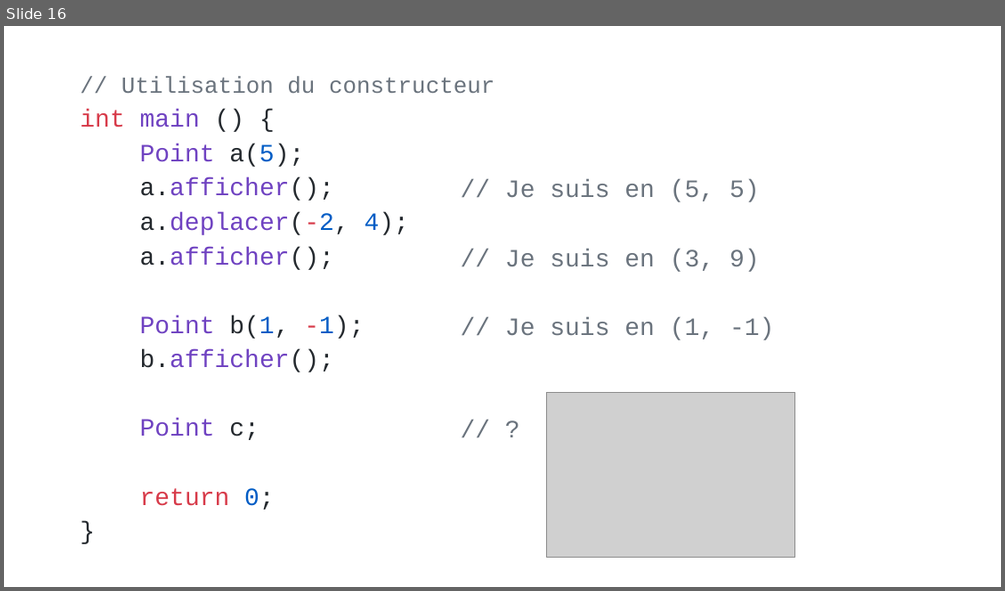
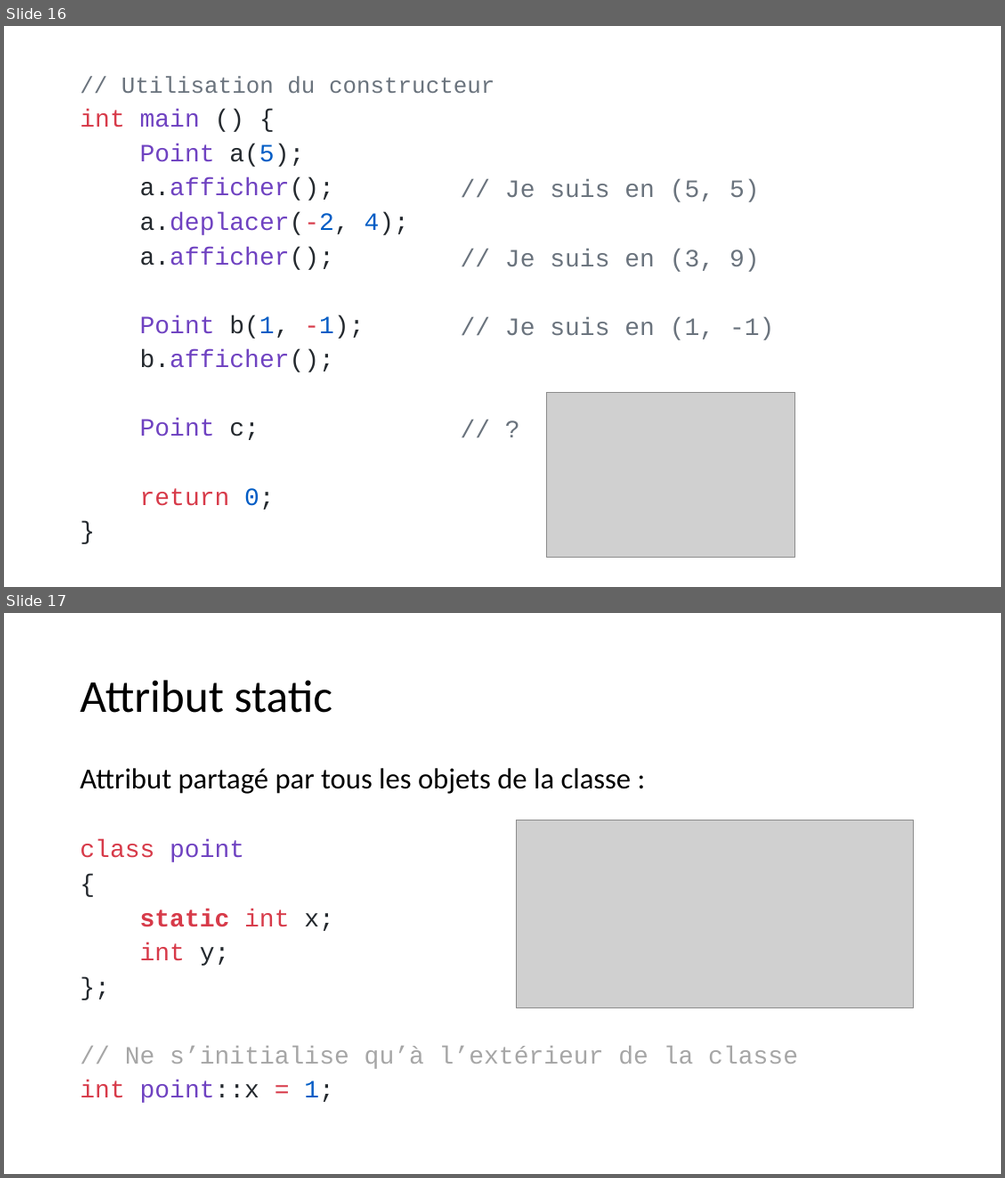
Before and after one commit to beerserker/BTS2, a slide deck: 02_CPP/01_POO/bts2_introduction-a-la-poo.pptx. Shown one above the other, each under a label of ours: slide 16 before the commit, slides 16 and 17 after it. The pictures are 1005x591 and 1005x1178 pixels, drawn with LibreOffice and Linux fonts; fonts in the diff are those of the drawing; grey boxes stand for pictures. Boxes give left, top, right and bottom in pixels: in the first picture for what was removed or moved away, otherwise in the second. Text is boxed around its words. In the diff, an @@ line names an element or a change of style, - is before the commit and + after.

```diff
--- a/02_CPP/01_POO/bts2_introduction-a-la-poo.pptx
+++ b/02_CPP/01_POO/bts2_introduction-a-la-poo.pptx
@@ slide 17 added at <box>4,613,1001,1174</box>, background #FFFFFF @@
@@ title added at <box>80,680,332,713</box>, 44 pt, text #000000 @@
+Attribut static
@@ text added at <box>80,768,798,1103</box>, 24 pt, text #000000 @@
+Attribut partagé par tous les objets de la classe :
+class point
+{
+static int x;
+int y;
+};
+// Ne s’initialise qu’à l’extérieur de la classe
+int point::x = 1;
@@ picture added at <box>517,820,914,1008</box> @@
```
Also in this commit, not shown: 5 other slides added.
